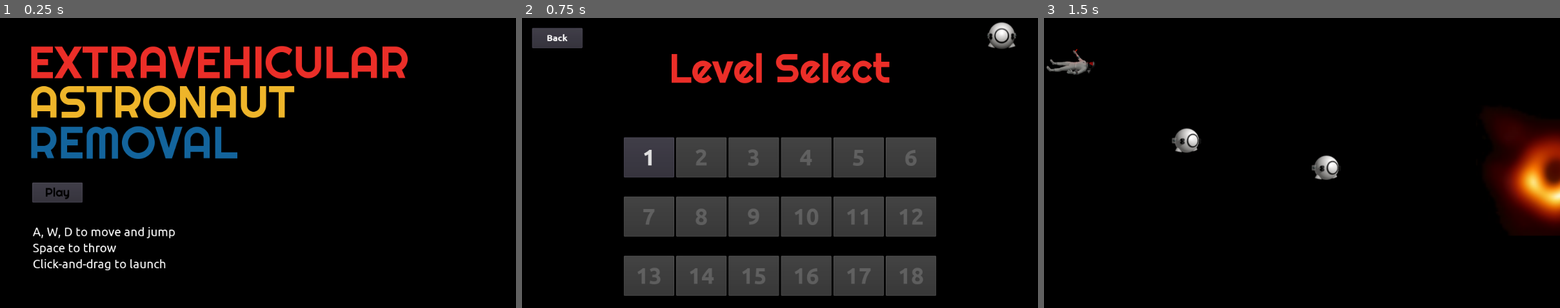
Above: before the commit, frames 1-3 (left to right).
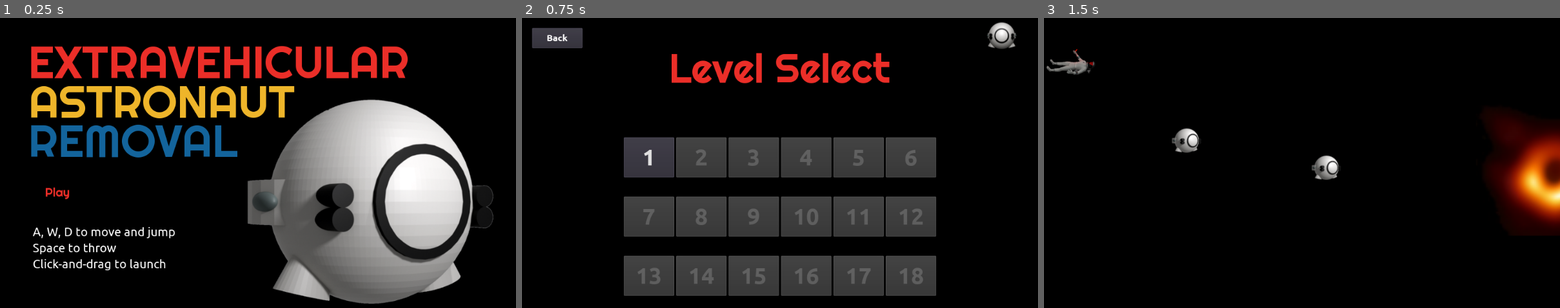
Above: after the commit, the same moments.

Repository: hamdle/evar
Game: Godot game, scene res://Scenes/Screen/Start.tscn
Two runs of this game, one before a commit and one after it. Both use one fixed random seed, a clock stepped at 60 frames per second and the inputs below.
Inputs:
- Up to frame 1 (0.25 s): no input
- Up to frame 2 (0.75 s): click "Play" at 0.5 s
- Up to frame 3 (1.5 s): click "1" at 1.25 s

The runs differ from the first frame. In frame 1, 24% of the frame differs, in the area x 6-96%, y 28-99%; in frame 2, nothing differs; in frame 3, nothing differs.

Commit message:
Add 3D ship to start screen

Diff:
--- a/Scenes/Screen/Start.tscn
+++ b/Scenes/Screen/Start.tscn
@@ -1,7 +1,15 @@
-[gd_scene load_steps=8 format=2]
+[gd_scene load_steps=12 format=2]
 
 [ext_resource path="res://Scenes/Screen/Start.gd" type="Script" id=1]
 [ext_resource path="res://Fonts/Ubuntu-R.ttf" type="DynamicFontData" id=2]
+[ext_resource path="res://Sprites/Astronaut/ship_full_r1.png" type="Texture" id=3]
+
+[sub_resource type="DynamicFontData" id=9]
+font_path = "res://Fonts/Righteous-Regular.ttf"
+
+[sub_resource type="DynamicFont" id=10]
+size = 90
+font_data = SubResource( 9 )
 
 [sub_resource type="DynamicFontData" id=6]
 font_path = "res://Fonts/Righteous-Regular.ttf"
@@ -9,6 +17,9 @@
 [sub_resource type="DynamicFont" id=2]
 size = 90
 font_data = SubResource( 6 )
+
+[sub_resource type="StyleBoxFlat" id=11]
+bg_color = Color( 0, 0, 0, 1 )
 
 [sub_resource type="DynamicFontData" id=7]
 font_path = "res://Fonts/Righteous-Regular.ttf"
@@ -47,7 +58,7 @@
 margin_top = -269.0
 margin_right = 427.0
 margin_bottom = -2.0
-custom_fonts/font = SubResource( 2 )
+custom_fonts/font = SubResource( 10 )
 custom_colors/font_color = Color( 0.92549, 0.184314, 0.160784, 1 )
 text = "EXTRAVEHICULAR"
 
@@ -70,7 +81,7 @@
 anchor_right = 0.5
 anchor_bottom = 0.5
 margin_left = -456.0
-margin_top = -109.0
+margin_top = -112.0
 margin_right = 427.0
 margin_bottom = 93.2909
 custom_fonts/font = SubResource( 2 )
@@ -87,8 +98,9 @@
 margin_right = -348.0
 margin_bottom = 68.0
 rect_min_size = Vector2( 100, 40 )
+custom_styles/normal = SubResource( 11 )
 custom_fonts/font = SubResource( 8 )
-custom_colors/font_color = Color( 0, 0, 0, 1 )
+custom_colors/font_color = Color( 0.92549, 0.184314, 0.160784, 1 )
 text = "Play"
 
 [node name="PlayModeLabel" type="Label" parent="."]
@@ -117,4 +129,9 @@
 custom_fonts/font = SubResource( 5 )
 custom_colors/font_color = Color( 1, 1, 1, 1 )
 text = "Click-and-drag to launch"
+
+[node name="Sprite" type="Sprite" parent="."]
+position = Vector2( 735.734, 360.111 )
+scale = Vector2( 0.9, 0.9 )
+texture = ExtResource( 3 )
 [connection signal="pressed" from="ArcadeButton2" to="." method="_on_ArcadeButton2_pressed"]
Binary file added: Sprites/Astronaut/ship_full_r1.png
Not shown, added: Sprites/Astronaut/ship_full_r1.png.import
